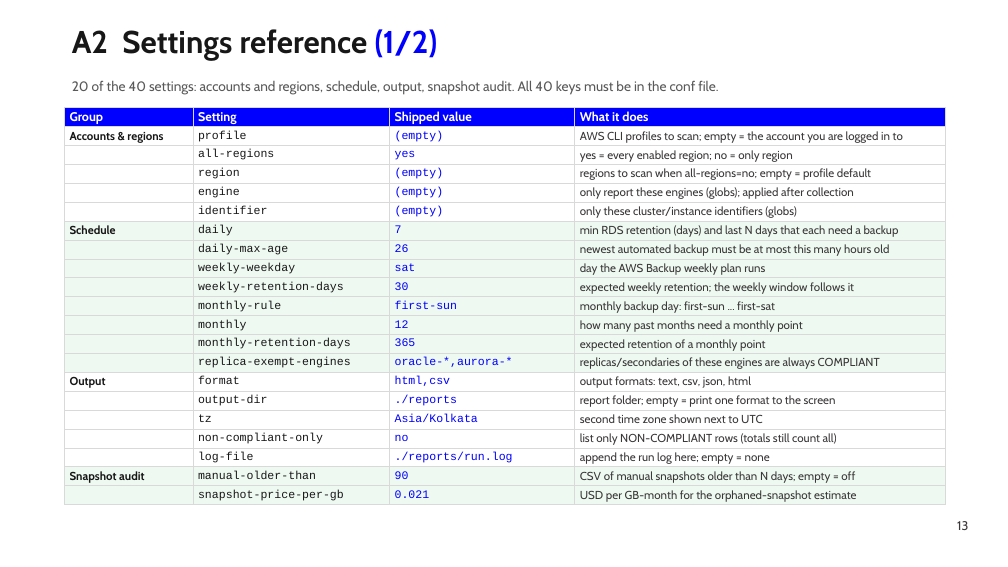
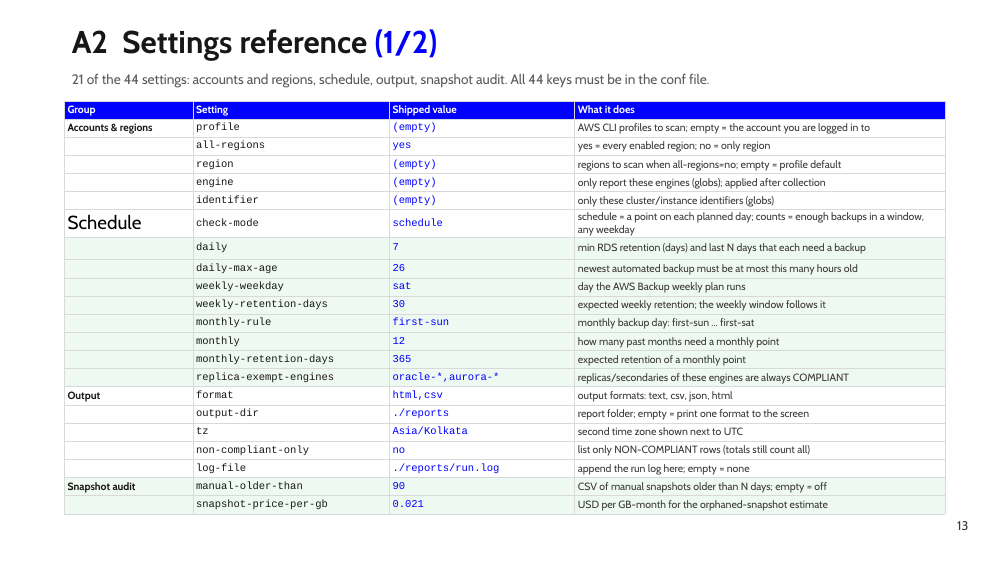
Before and after one commit to manideepgrandhi/rds-backup-compliance, a slide deck: slide 13 of docs/RDS_Backup_Compliance_Walkthrough.pptx. Drawn at 1008x567 pixels with LibreOffice and Linux fonts; fonts in the diff are those of the drawing. Boxes give left, top, right and bottom in pixels: in the first picture for what was removed or moved away, otherwise in the second. Text is boxed around its words. In the diff, an @@ line names an element or a change of style, - is before the commit and + after.

Commit message:
Walkthrough deck: refresh to v1.8.0
Update the 20-slide team deck: version 1.8.0, 44 settings, 814 checks,
alert_email.jq, check-mode and attach-* keys, and verbatim code citations
moved to the current line numbers (A4 916-925, A5 67-68 and 71-78, A6 358-364).

```diff
--- a/docs/RDS_Backup_Compliance_Walkthrough.pptx
+++ b/docs/RDS_Backup_Compliance_Walkthrough.pptx
@@ text at <box>72,73,709,88</box>: text changed @@
-20 of the 40 settings: accounts and regions, schedule, output, snapshot audit. All 40 keys must be in the conf file.
+21 of the 44 settings: accounts and regions, schedule, output, snapshot audit. All 44 keys must be in the conf file.
@@ table at <box>64,101,945,515</box> @@
-row 7: Schedule | daily | 7 | min RDS retention (days) and last N days that each need a backup
+row 7: Schedule | check-mode | schedule | schedule = a point on each planned day; counts = enough backups in a window, any weekday
+row 8:  | daily | 7 | min RDS retention (days) and last N days that each need a backup
@@ table: place and size @@
-table at <box>64,107,945,506</box>
+table at <box>64,101,945,515</box>
```
Also in this commit, not shown: 10 other slides changed.
